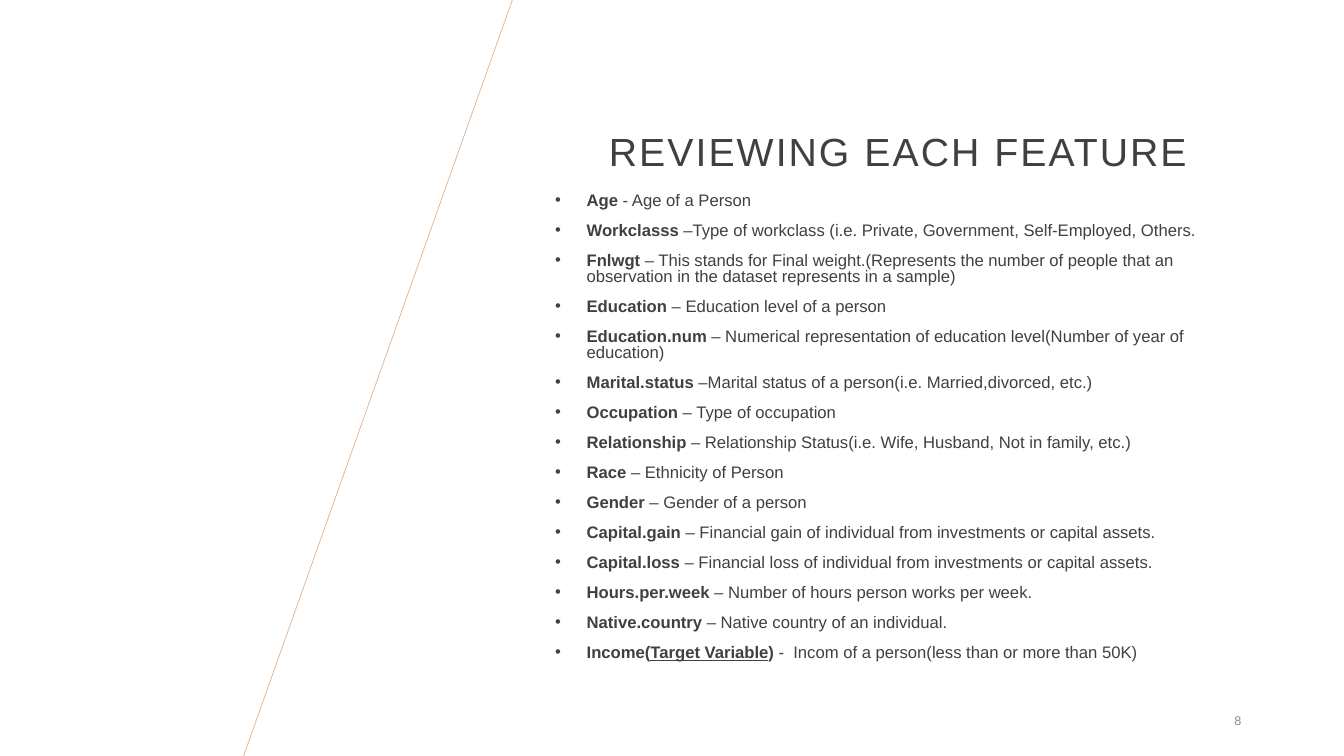
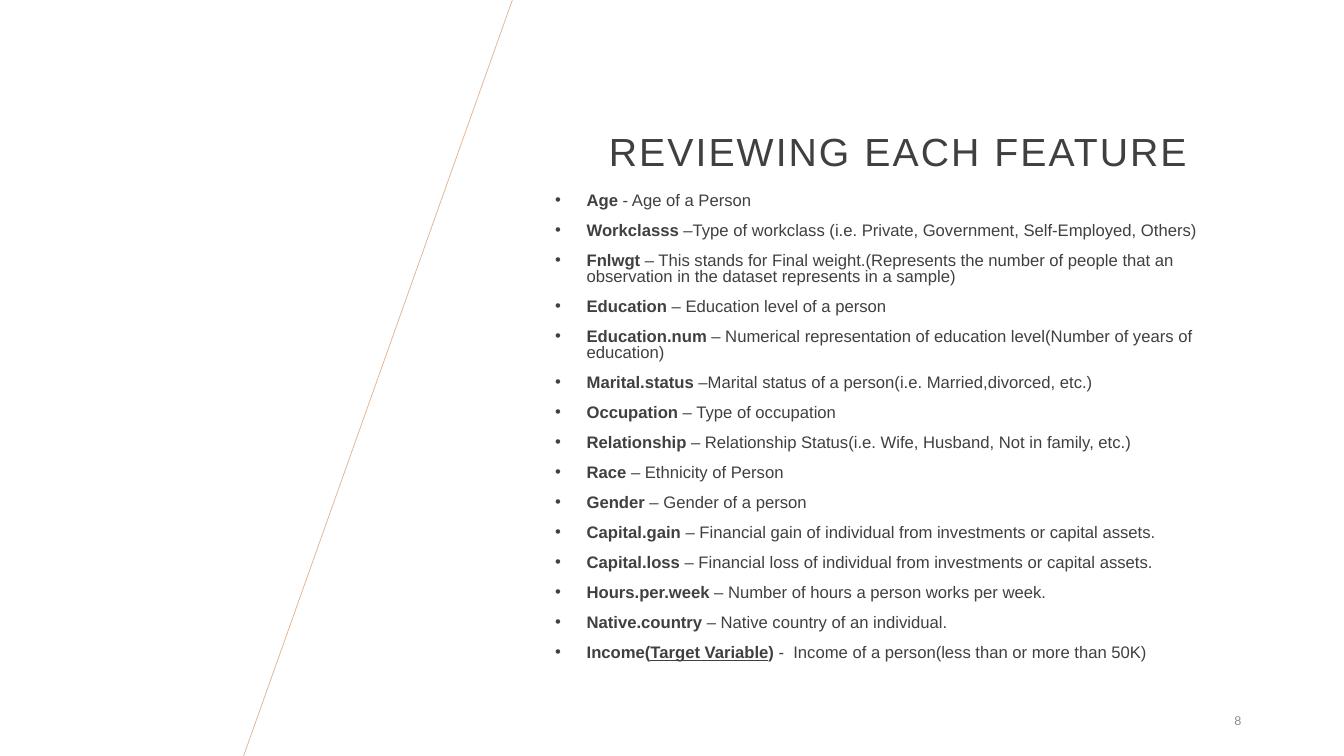
Before and after one commit to Hetansh-patel/Income-Prediction-With-R, a slide deck: slide 8 of R Project.pptx. Drawn at 1344x756 pixels with LibreOffice and Linux fonts; fonts in the diff are those of the drawing; background and template pictures are left out. Boxes give left, top, right and bottom in pixels: in the first picture for what was removed or moved away, otherwise in the second. Text is boxed around its words. In the diff, an @@ line names an element or a change of style, - is before the commit and + after.

```diff
--- a/R Project.pptx
+++ b/R Project.pptx
@@ text at (x1=587, y1=224, x2=1196, y2=240): text changed @@
-• Workclasss –Type of workclass (i.e. Private, Government, Self-Employed, Others.
+• Workclasss –Type of workclass (i.e. Private, Government, Self-Employed, Others)
@@ text at (x1=587, y1=330, x2=1192, y2=362): text changed @@
-• Education.num – Numerical representation of education level(Number of year of education)
+• Education.num – Numerical representation of education level(Number of years of education)
@@ text at (x1=587, y1=586, x2=1046, y2=602): text changed @@
-• Hours.per.week – Number of hours person works per week.
+• Hours.per.week – Number of hours a person works per week.
@@ text at (x1=587, y1=646, x2=1146, y2=662): text changed @@
-• Income(Target Variable) - Incom of a person(less than or more than 50K)
+• Income(Target Variable) - Income of a person(less than or more than 50K)
```
Also in this commit, not shown: 3 other slides changed, 8 slides added, 2 slides removed.
